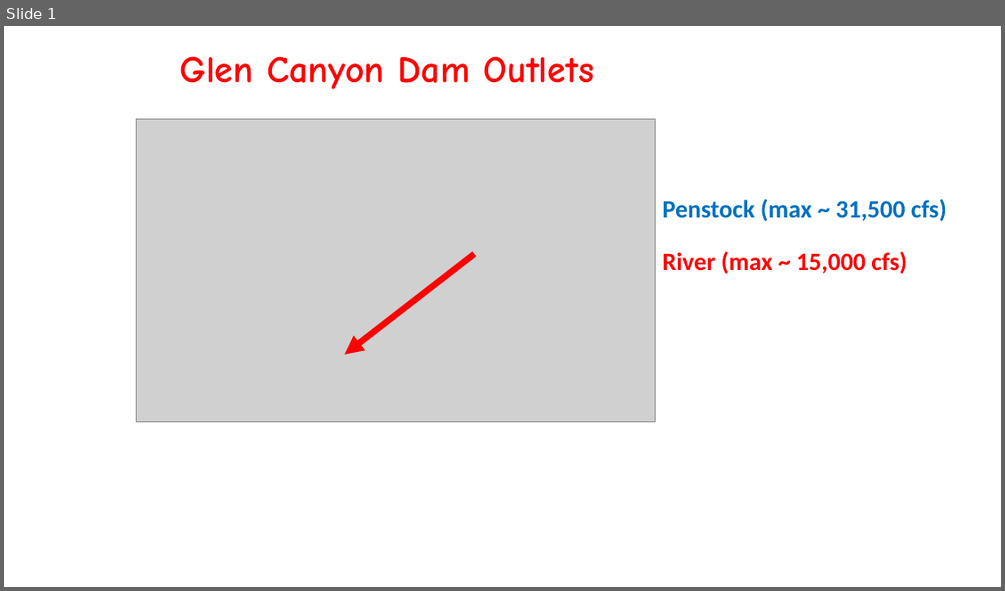
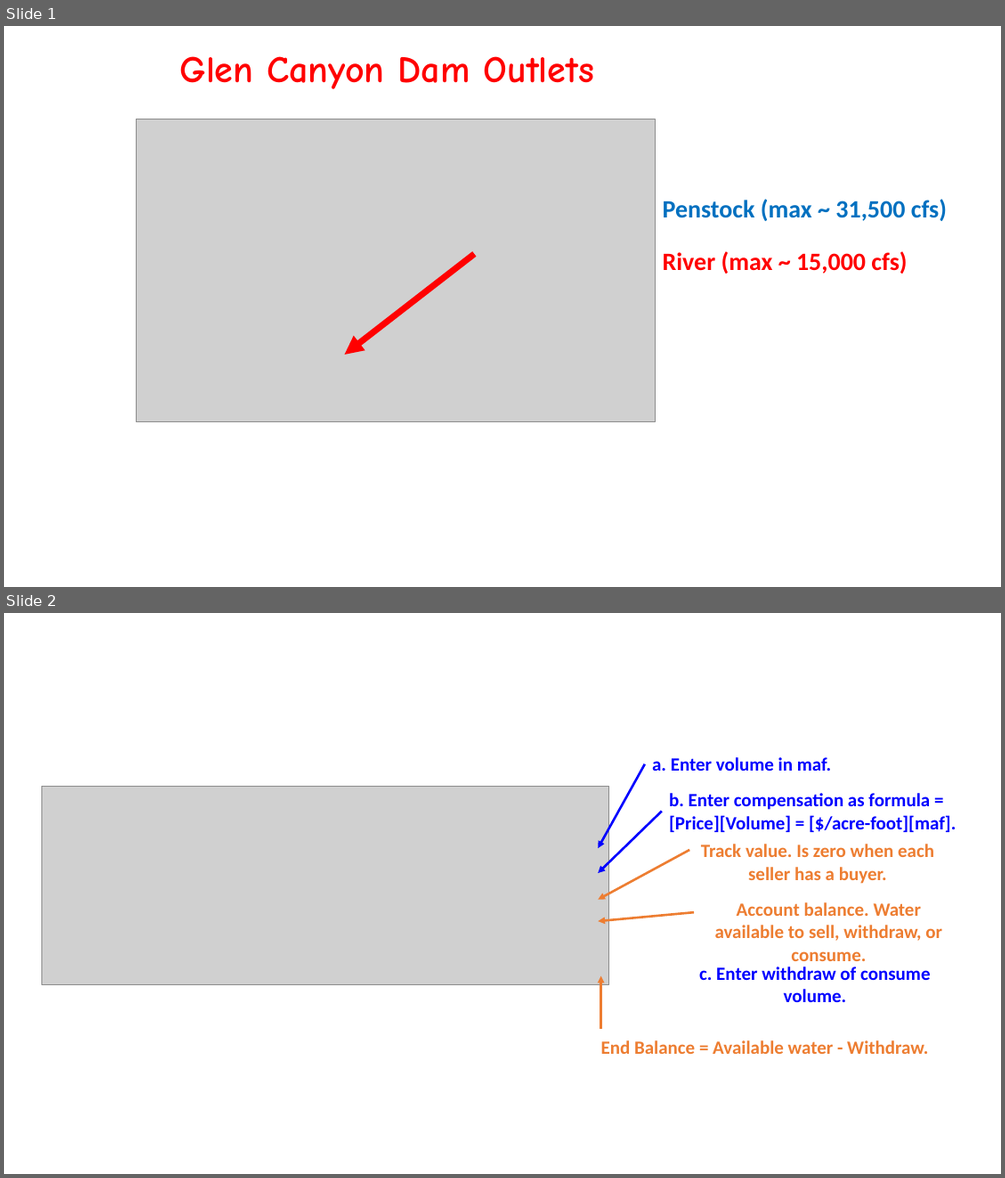
Before and after one commit to dzeke/ColoradoRiverCollaborate, a slide deck: LakeMeadWaterBankDivideInflow/ModelGuide/ModelGuideSlides.pptx. Shown one above the other, each under a label of ours: slide 1 before the commit, slides 1 and 2 after it. The pictures are 1005x591 and 1005x1178 pixels, drawn with LibreOffice and Linux fonts; fonts in the diff are those of the drawing; grey boxes stand for pictures. Boxes give left, top, right and bottom in pixels: in the first picture for what was removed or moved away, otherwise in the second. Text is boxed around its words. In the diff, an @@ line names an element or a change of style, - is before the commit and + after.

```diff
--- a/LakeMeadWaterBankDivideInflow/ModelGuide/ModelGuideSlides.pptx
+++ b/LakeMeadWaterBankDivideInflow/ModelGuide/ModelGuideSlides.pptx
@@ slide 2 added at bbox=[4, 613, 1001, 1174], background #FFFFFF @@
@@ arrow added from (645, 764) to (598, 848), #0000FF 2.25 pt @@
@@ text added at bbox=[652, 757, 831, 771], 18 pt, text #0000FF, bold @@
+a. Enter volume in maf.
@@ picture added at bbox=[42, 786, 609, 985] @@
@@ text added at bbox=[669, 793, 955, 832], 18 pt, text #0000FF, bold @@
+b. Enter compensation as formula = [Price][Volume] = [$/acre-foot][maf].
@@ arrow added from (662, 811) to (598, 873), #0000FF 2.25 pt @@
@@ arrow added from (689, 850) to (598, 900), #ED7D31 2.25 pt @@
@@ text added at bbox=[701, 844, 934, 884], 18 pt, text #ED7D31, bold @@
+Track value. Is zero when each seller has a buyer.
@@ text added at bbox=[715, 902, 942, 961], 18 pt, text #ED7D31, bold @@
+Account balance. Water available to sell, withdraw, or consume.
@@ arrow added from (695, 912) to (598, 921), #ED7D31 2.25 pt @@
@@ arrow added from (600, 1029) to (600, 976), #ED7D31 2.25 pt @@
@@ text added at bbox=[699, 966, 930, 1002], 18 pt, text #0000FF, bold @@
+c. Enter withdraw of consume volume.
@@ text added at bbox=[601, 1040, 928, 1054], 18 pt, text #ED7D31, bold @@
+End Balance = Available water - Withdraw.
```
Also in this commit, not shown: 7 other files.
